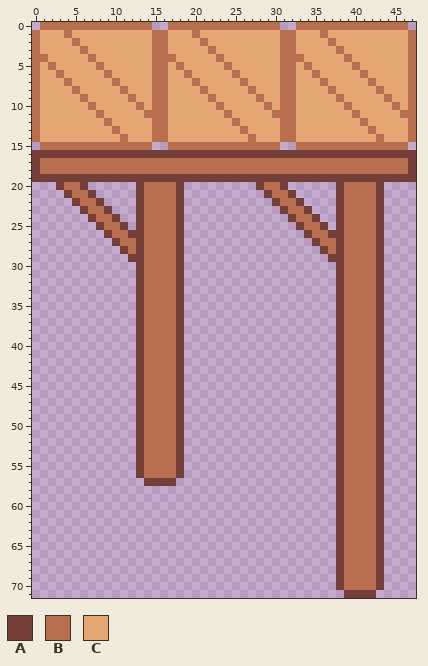
Two states of a pixel-art file, assets/store.aseprite. Above is the file before it was changed.
48x72 pixels, 1 frame.
Palette (. is transparent): A #743f39  B #b86f50  C #e4a672
Pixels before (only the part around the change), first column x 0:
 4 BBCCCCCBCCCCCCCBBBCCCCCBCCCCCCCBBBCCCCCBCCCCCCCB
 5 BCBCCCCCBCCCCCCBBCBCCCCCBCCCCCCBBCBCCCCCBCCCCCCB
 6 BCCBCCCCCBCCCCCBBCCBCCCCCBCCCCCBBCCBCCCCCBCCCCCB
 7 BCCCBCCCCCBCCCCBBCCCBCCCCCBCCCCBBCCCBCCCCCBCCCCB
 8 BCCCCBCCCCCBCCCBBCCCCBCCCCCBCCCBBCCCCBCCCCCBCCCB
 9 BCCCCCBCCCCCBCCBBCCCCCBCCCCCBCCBBCCCCCBCCCCCBCCB
10 BCCCCCCBCCCCCBCBBCCCCCCBCCCCCBCBBCCCCCCBCCCCCBCB
11 BCCCCCCCBCCCCCBBBCCCCCCCBCCCCCBBBCCCCCCCBCCCCCBB
12 BCCCCCCCCBCCCCCBBCCCCCCCCBCCCCCBBCCCCCCCCBCCCCCB
13 BCCCCCCCCCBCCCCBBCCCCCCCCCBCCCCBBCCCCCCCCCBCCCCB
14 BCCCCCCCCCCBCCCBBCCCCCCCCCCBCCCBBCCCCCCCCCCBCCCB
15 .BBBBBBBBBBBBBB..BBBBBBBBBBBBBB..BBBBBBBBBBBBBB.
16 AAAAAAAAAAAAAAAAAAAAAAAAAAAAAAAAAAAAAAAAAAAAAAAA
17 ABBBBBBBBBBBBBBBBBBBBBBBBBBBBBBBBBBBBBBBBBBBBBBA
18 ABBBBBBBBBBBBBBBBBBBBBBBBBBBBBBBBBBBBBBBBBBBBBBA
19 AAAAAAAAAAAAAAAAAAAAAAAAAAAAAAAAAAAAAAAAAAAAAAAA
20 ...ABBA......ABBBBA.........ABBA......ABBBBA....
21 ....ABBA.....ABBBBA..........ABBA.....ABBBBA....
22 .....ABBA....ABBBBA...........ABBA....ABBBBA....
23 ......ABBA...ABBBBA............ABBA...ABBBBA....
24 .......ABBA..ABBBBA.............ABBA..ABBBBA....
25 ........ABBA.ABBBBA..............ABBA.ABBBBA....
26 .........ABBAABBBBA...............ABBAABBBBA....
27 ..........ABBABBBBA................ABBABBBBA....
28 ...........ABABBBBA.................ABABBBBA....
29 ............AABBBBA..................AABBBBA....
30 .............ABBBBA...................ABBBBA....
31 .............ABBBBA...................ABBBBA....
32 .............ABBBBA...................ABBBBA....
33 .............ABBBBA...................ABBBBA....
34 .............ABBBBA...................ABBBBA....
35 .............ABBBBA...................ABBBBA....
36 .............ABBBBA...................ABBBBA....
37 .............ABBBBA...................ABBBBA....
38 .............ABBBBA...................ABBBBA....
39 .............ABBBBA...................ABBBBA....
40 .............ABBBBA...................ABBBBA....
And afterwards:
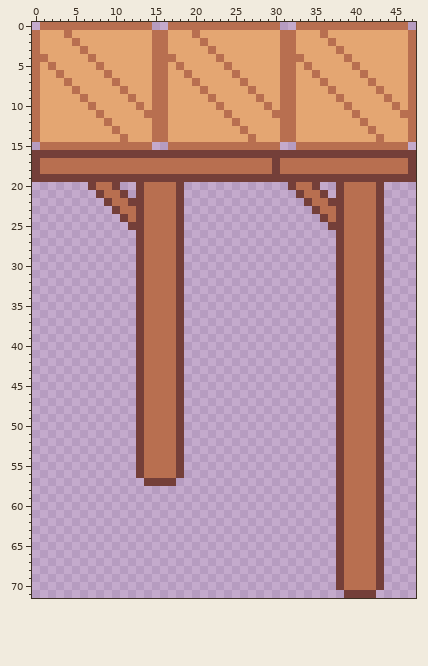
The edit:
{"where": "layer \"store\""}
{"y":17,"x":30,"old":"B","new":"A"}
{"y":18,"x":30,"old":"B","new":"A"}
{"y":20,"x":3,"old":"ABBA....","new":"....ABBA"}
{"y":20,"x":28,"old":"ABBA....","new":"....ABBA"}
{"y":21,"x":4,"old":"ABBA....","new":"....ABBA"}
{"y":21,"x":29,"old":"ABBA....","new":"....ABBA"}
{"y":22,"x":5,"old":"ABBA....","new":"....ABBA"}
{"y":22,"x":30,"old":"ABBA....","new":"....ABBA"}
{"y":23,"x":6,"old":"ABBA...","new":"....ABB"}
{"y":23,"x":31,"old":"ABBA...","new":"....ABB"}
{"y":24,"x":7,"old":"ABBA..","new":"....AB"}
{"y":24,"x":32,"old":"ABBA..","new":"....AB"}
{"y":25,"x":8,"old":"ABBA.","new":"....A"}
{"y":25,"x":33,"old":"ABBA.","new":"....A"}
{"y":26,"x":9,"old":"ABBA","new":"...."}
{"y":26,"x":34,"old":"ABBA","new":"...."}
{"y":27,"x":10,"old":"ABB","new":"..."}
{"y":27,"x":35,"old":"ABB","new":"..."}
{"y":28,"x":11,"old":"AB","new":".."}
{"y":28,"x":36,"old":"AB","new":".."}
{"y":29,"x":12,"old":"A","new":"."}
{"y":29,"x":37,"old":"A","new":"."}
{"label":"changed","picture_box":[256,158,336,262]}
{"label":"changed","picture_box":[56,182,136,262]}
